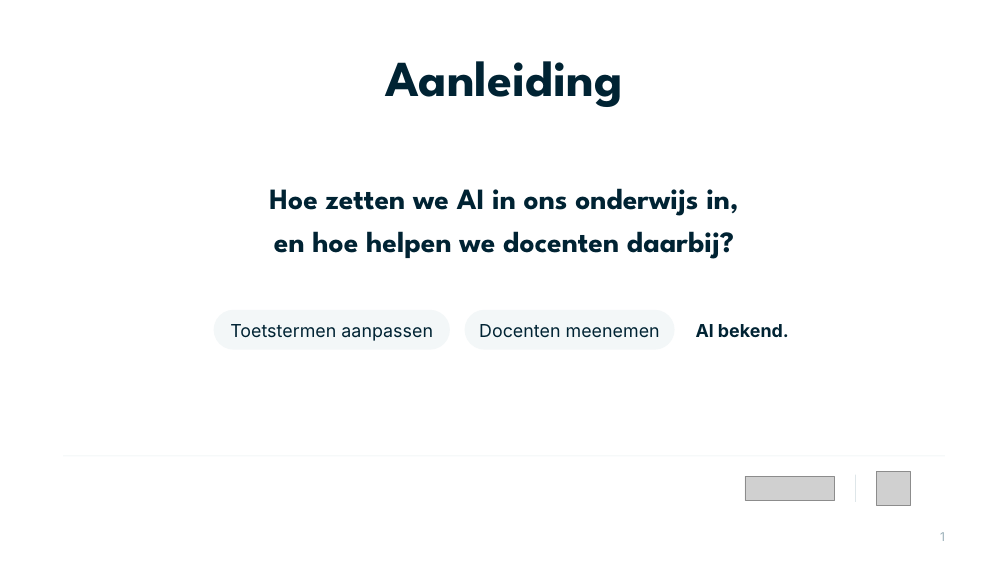
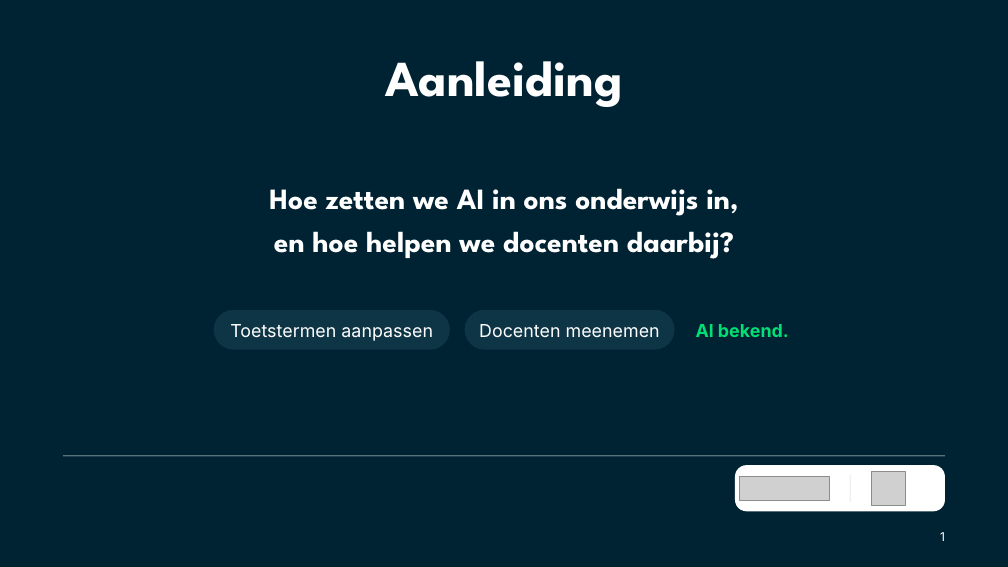
Before and after one commit to Dante-Eduface/Claude, a slide deck: slide 1 of GTM/Accounts/phov/deck/phov-deck-bewerkbaar.pptx. Drawn at 1008x567 pixels with LibreOffice and Linux fonts; fonts in the diff are those of the drawing; grey boxes stand for pictures. Boxes give left, top, right and bottom in pixels: in the first picture for what was removed or moved away, otherwise in the second. Text is boxed around its words. In the diff, an @@ line names an element or a change of style, - is before the commit and + after.

```diff
--- a/GTM/Accounts/phov/deck/phov-deck-bewerkbaar.pptx
+++ b/GTM/Accounts/phov/deck/phov-deck-bewerkbaar.pptx
@@ rectangle added at box(0, 0, 1008, 567), fill #002333 @@
@@ rounded rectangle at box(214, 310, 450, 350): fill #F3F7F8 to #0E3546 @@
@@ text colour #002333 to #FFFFFF in 4 elements at box(385, 61, 623, 107), box(269, 188, 738, 259), box(230, 324, 433, 341), box(479, 324, 660, 338) @@
@@ rounded rectangle at box(465, 310, 675, 350): fill #F3F7F8 to #0E3546 @@
@@ text "Al bekend." at box(696, 324, 789, 337): text colour #002333 to #00E075 @@
@@ rectangle at box(63, 456, 945, 457): fill #E7EEF0 to #FFFFFF @@
@@ rounded rectangle added at box(735, 465, 945, 511), fill #FFFFFF @@
@@ 2 pictures, 1 rectangle: place and size @@
-2 pictures, 1 rectangle at box(745, 472, 910, 505)
+2 pictures, 1 rectangle at box(740, 472, 905, 505)
@@ text "1" at box(940, 532, 945, 541): text colour #9AAFB8 to #FFFFFF @@
```
Also in this commit, not shown: 5 other slides changed, 15 other files.
